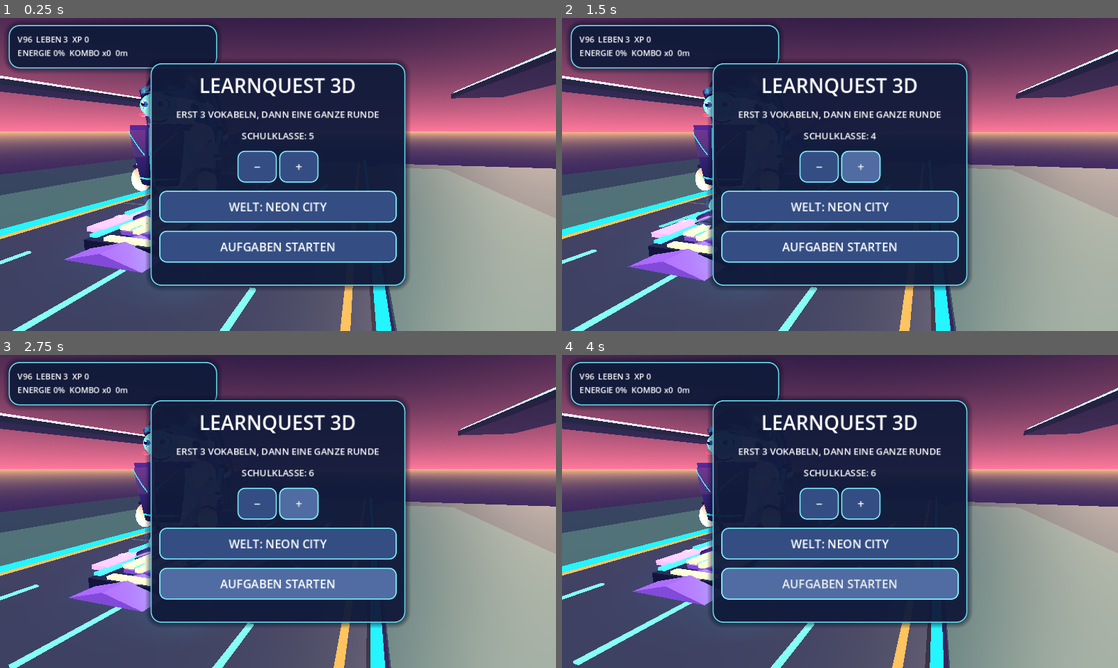
Above: before the commit, frames 1-4 (two rows, left to right).
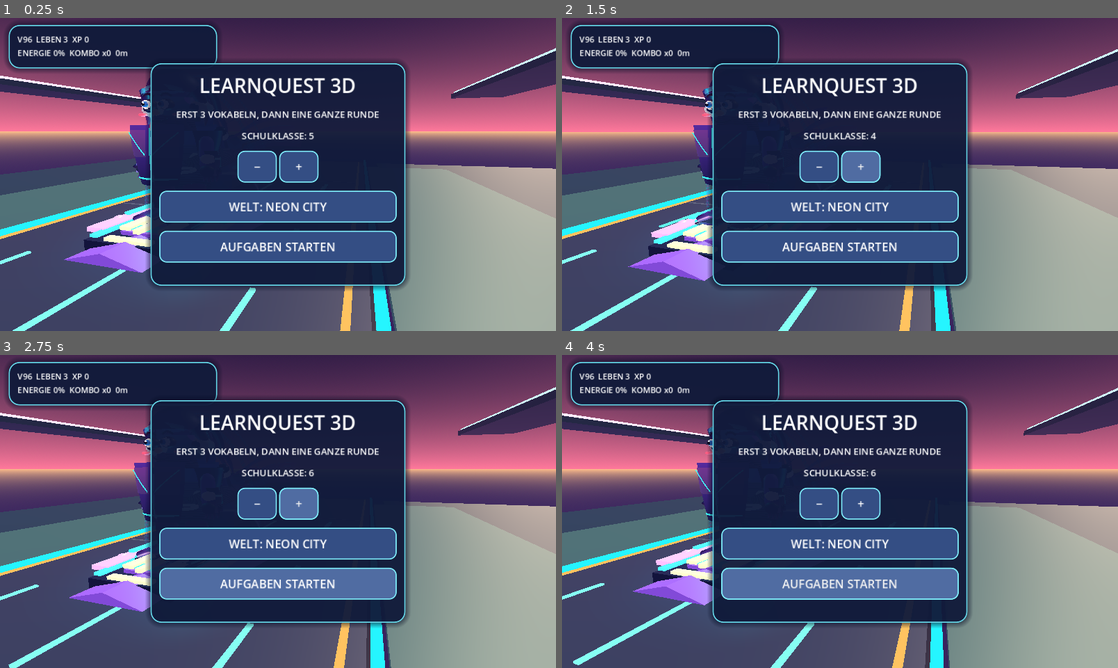
Above: after the commit, the same moments.

Repository: mtothek0703/learnquest-unity-web
Game: Godot game, scene res://main.tscn
Same seed, same stepped clock (60 frames per second), same inputs: the game is played once before the commit and once after it.
Inputs (mouse positions are in pixels of both pictures, inside the frame that each line leads up to):
- Up to frame 1 (0.25 s): no input
- Up to frame 2 (1.5 s): click "−" at 0.5 s; move the mouse to (962, 158) at 1.27 s; hold Right from 1.28 s (still down); hold Q from 1.28 s (still down); click (962, 158) at 1.42 s
- Up to frame 3 (2.75 s): tap Space at 1.52, 1.82 s; release Right at 2 s; release Q at 2 s; drag from (166, 527) to (250, 574) at 2.02 s
- Up to frame 4 (4 s): move the mouse to (895, 442) at 2.77 s; hold Right 2.78-3.5 s; hold R 2.78-3.5 s; drag from (812, 574) to (673, 464) at 3.52 s

The runs differ from the first frame. In frame 1, 0.2% of the frame differs, in the area x 23-28%, y 22-62%; in frame 2, 0.2%; in frame 3, 0.1%; in frame 4, 0.1%.

Commit message:
feat(godot): skin original glTF before attaching visual costume

Diff:
--- a/godot/rider_character.gd
+++ b/godot/rider_character.gd
@@ -102,6 +102,12 @@
     model.scale = Vector3.ONE * model_scale
     model.position.y = model_vertical_offset
     active_animator = _find_animator(model)
+    # V97: GPU-skin the ORIGINAL glTF body (not just decorative armor).
+    # Install before costume generation so the imported mesh alone is weighted.
+    var body_skin := preload("res://rider_original_body_skin.gd").new() as Node3D
+    body_skin.name = "OriginalBodySkinRig"
+    model.add_child(body_skin)
+    body_skin.call("bind_original", model)
     # A visible breathing and balance motion works even for non-rigged glTF meshes.
     pose_pivot = model
     _add_animated_costume(model)
